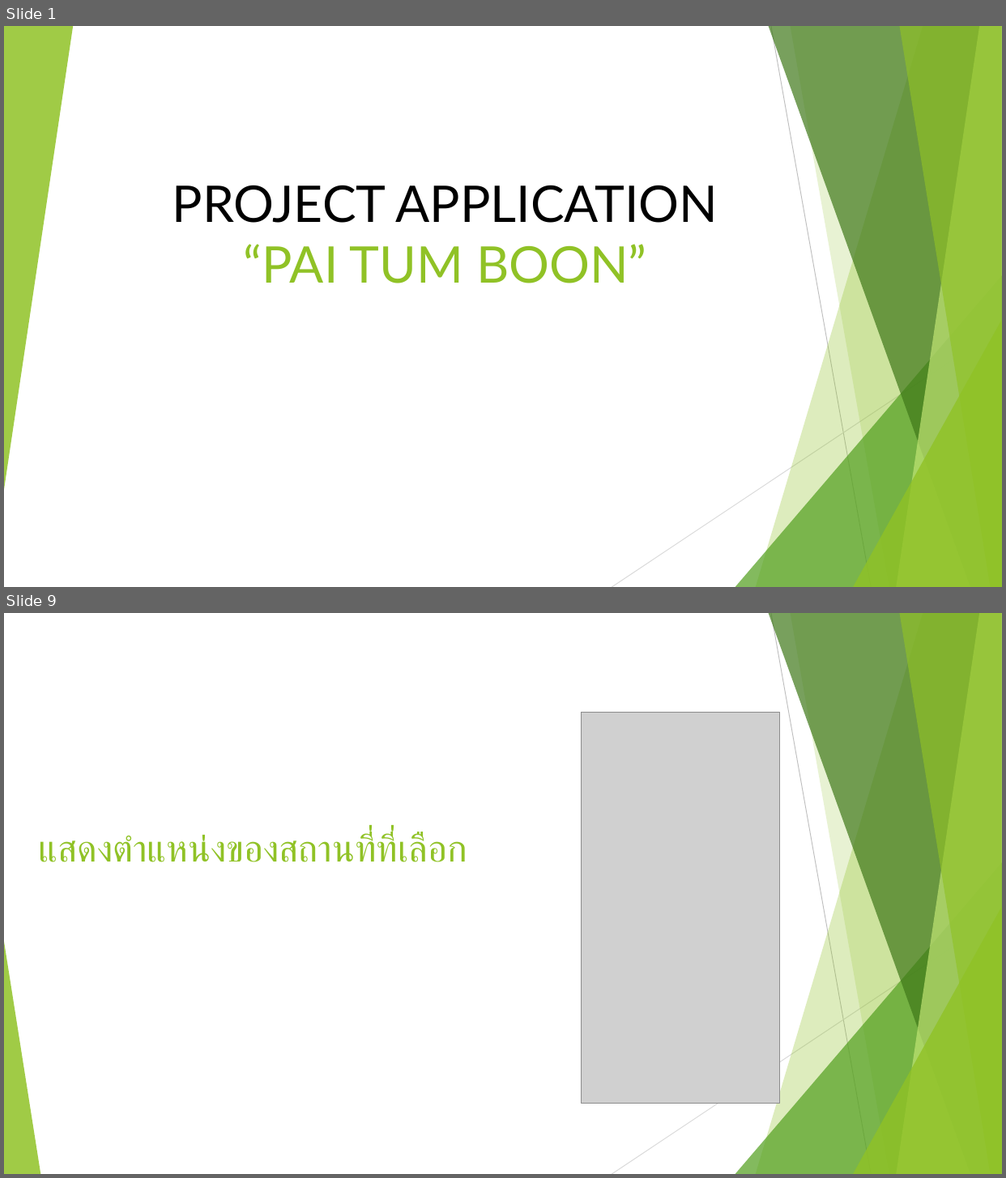
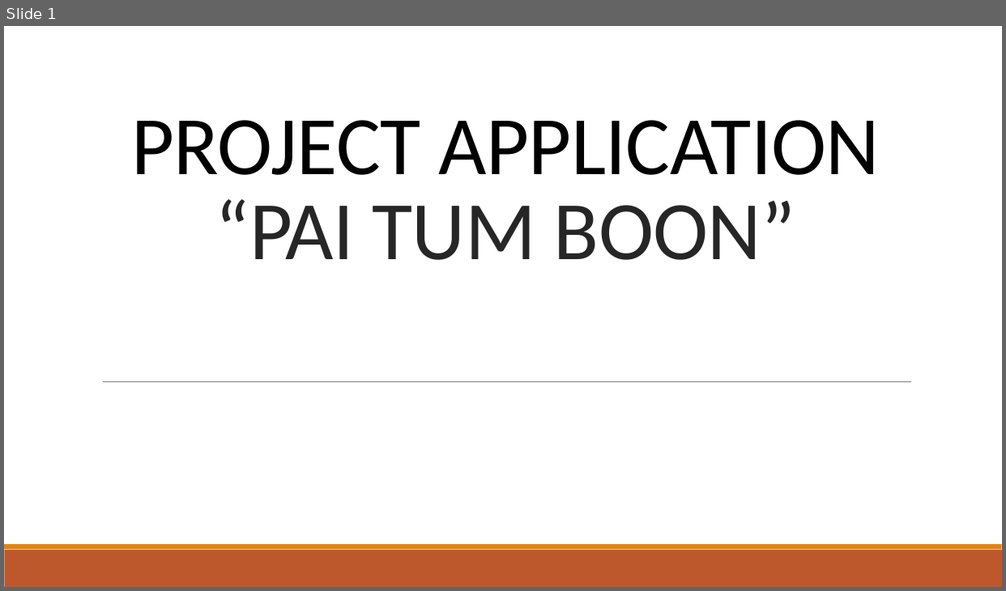
Before and after one commit to entenxl123/New, a slide deck: PROJECT.pptx. Shown one above the other, each under a label of ours: slides 1 and 9 before the commit, slide 1 after it; the slides between them are not shown. The pictures are 1006x1178 and 1006x591 pixels, drawn with LibreOffice and Linux fonts; fonts in the diff are those of the drawing; grey boxes stand for pictures. Boxes give left, top, right and bottom in pixels: in the first picture for what was removed or moved away, otherwise in the second. Text is boxed around its words. In the diff, an @@ line names an element or a change of style, - is before the commit and + after.

```diff
--- a/PROJECT.pptx
+++ b/PROJECT.pptx
@@ slide 9 removed at box(4, 613, 1002, 1174), background #FFFFFF; not listed: 9 template elements that a slide beside it also shows @@
@@ picture removed at box(582, 713, 780, 1103) @@
@@ title removed at box(38, 833, 467, 862) @@
-แสดงตำแหน่งของสถานที่ที่เลือก
@@ triangle removed at box(4, 942, 40, 1174) @@
@@ slide 1 changed as well @@
@@ group removed at box(4, 26, 1002, 587): 5 freeform shapes, 3 triangles, 2 lines @@
@@ title "PROJECT APPLICATION “PAI TUM BOON”": place and size @@
-title "PROJECT APPLICATION “PAI TUM BOON”" at box(172, 185, 718, 284)
+title "PROJECT APPLICATION “PAI TUM BOON”" at box(131, 120, 880, 260)
@@ title "PROJECT APPLICATION “PAI TUM BOON”" at box(131, 120, 880, 260): size 48.6 to 80 pt, font Lato to Calibri, letter spacing 0 to -0.5 pt; text colour #90C226 to #262626 in "“PAI TUM BOON”"; line spacing 1 to 0.85 @@
@@ line added from (103, 382) to (911, 382), #808080 0.5 pt @@
@@ rectangle added at box(4, 550, 1002, 587), fill #BD582C @@
@@ rectangle added at box(4, 544, 1002, 550), fill #E48312 @@
```
Also in this commit, not shown: 4 other slides changed, 5 slides added, 3 other slides removed, 2 other files.
